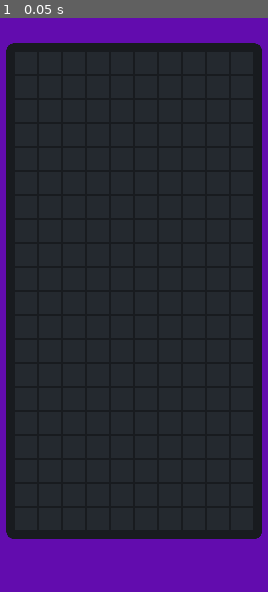
Above: before the commit, frame 1.
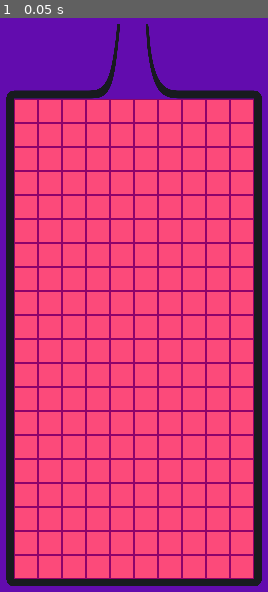
Above: after the commit, the same moment.

Repository: HenBarper/Breakfis
Game: Godot game, scene res://Scenes/main.tscn
The game is run twice, just before and just after one commit, with the same random seed, the same clock (stepped at 60 frames per second) and the same inputs.
Inputs:
- Up to frame 1 (0.05 s): no input

The runs differ from the first frame. In frame 1, 85% of the frame differs, in the area x 2-98%, y 1-99%.

Commit message:
new border and grid that's stomach like

Diff:
--- a/Resources/bacon_piece_data.tres
+++ b/Resources/bacon_piece_data.tres
@@ -1,3 +1,10 @@
-[gd_resource type="Resource" format=3 uid="uid://dmj7b7hq4uttw"]
+[gd_resource type="Resource" load_steps=3 format=3 uid="uid://dmj7b7hq4uttw"]
+
+[ext_resource type="Texture2D" uid="uid://cou8m61qgwxfl" path="res://Assets/Breakfast shapes/bacon 1.png" id="1_cw8e7"]
+[ext_resource type="Script" path="res://Scripts/piece_data.gd" id="2_b71pc"]
 
 [resource]
+script = ExtResource("2_b71pc")
+piece_texture = ExtResource("1_cw8e7")
+tetromino_type = 0
+spawn_position = Vector2(-24, -456)
--- /dev/null
+++ b/Resources/banana_piece_data.tres
@@ -0,0 +1,10 @@
+[gd_resource type="Resource" load_steps=3 format=3 uid="uid://c1xwm6rbmbhmg"]
+
+[ext_resource type="Texture2D" uid="uid://dox2ika4xm4nu" path="res://Assets/Breakfast shapes/banana 1.png" id="1_a6bcg"]
+[ext_resource type="Script" path="res://Scripts/piece_data.gd" id="2_by8wb"]
+
+[resource]
+script = ExtResource("2_by8wb")
+piece_texture = ExtResource("1_a6bcg")
+tetromino_type = 0
+spawn_position = Vector2(-24, -456)
--- /dev/null
+++ b/Resources/egg_piece_data.tres
@@ -0,0 +1,10 @@
+[gd_resource type="Resource" load_steps=3 format=3 uid="uid://ly6o1227imfj"]
+
+[ext_resource type="Texture2D" uid="uid://cnklac0s7a4x" path="res://Assets/Breakfast shapes/egg 1.png" id="1_m6hf2"]
+[ext_resource type="Script" path="res://Scripts/piece_data.gd" id="2_nk3jj"]
+
+[resource]
+script = ExtResource("2_nk3jj")
+piece_texture = ExtResource("1_m6hf2")
+tetromino_type = 0
+spawn_position = Vector2(-24, -456)
--- /dev/null
+++ b/Resources/pancake_piece_data.tres
@@ -0,0 +1,10 @@
+[gd_resource type="Resource" load_steps=3 format=3 uid="uid://dqr6tys1icy3e"]
+
+[ext_resource type="Texture2D" uid="uid://co1cw1m840d7g" path="res://Assets/Breakfast shapes/pancake 1.png" id="1_s6jp3"]
+[ext_resource type="Script" path="res://Scripts/piece_data.gd" id="2_4b1km"]
+
+[resource]
+script = ExtResource("2_4b1km")
+piece_texture = ExtResource("1_s6jp3")
+tetromino_type = 0
+spawn_position = Vector2(-24, -456)
--- /dev/null
+++ b/Resources/sausage_piece_data.tres
@@ -0,0 +1,10 @@
+[gd_resource type="Resource" load_steps=3 format=3 uid="uid://bmunldel13dng"]
+
+[ext_resource type="Texture2D" uid="uid://das8v1tqhi8s2" path="res://Assets/Breakfast shapes/sausage 1.png" id="1_w3vp2"]
+[ext_resource type="Script" path="res://Scripts/piece_data.gd" id="2_8mc8r"]
+
+[resource]
+script = ExtResource("2_8mc8r")
+piece_texture = ExtResource("1_w3vp2")
+tetromino_type = 0
+spawn_position = Vector2(-24, -456)
--- /dev/null
+++ b/Resources/waffles_piece_data.tres
@@ -0,0 +1,3 @@
+[gd_resource type="Resource" format=3 uid="uid://kir5tsti2b8p"]
+
+[resource]
--- /dev/null
+++ b/Resources/wafflez_piece_data.tres
@@ -0,0 +1,10 @@
+[gd_resource type="Resource" load_steps=3 format=3 uid="uid://qr567roem6cc"]
+
+[ext_resource type="Texture2D" uid="uid://dkxxrhixe8def" path="res://Assets/Breakfast shapes/waffle.png" id="1_8n7fc"]
+[ext_resource type="Script" path="res://Scripts/piece_data.gd" id="2_p0qgy"]
+
+[resource]
+script = ExtResource("2_p0qgy")
+piece_texture = ExtResource("1_8n7fc")
+tetromino_type = 0
+spawn_position = Vector2(-24, -456)
--- a/Scenes/main.tscn
+++ b/Scenes/main.tscn
@@ -1,7 +1,7 @@
 [gd_scene load_steps=3 format=3 uid="uid://d03pl6qxtf2g8"]
 
-[ext_resource type="Texture2D" uid="uid://did6yim330g46" path="res://Assets/Breakfast shapes/Border.png" id="1_ourvo"]
-[ext_resource type="Texture2D" uid="uid://br1wduha1yih1" path="res://Assets/Breakfast shapes/grid.png" id="2_b8apb"]
+[ext_resource type="Texture2D" uid="uid://cm2t3k1jl3idm" path="res://Assets/Breakfast shapes/Border 2.png" id="1_nr8o3"]
+[ext_resource type="Texture2D" uid="uid://i7e3yxxa42sf" path="res://Assets/Breakfast shapes/grid 2.png" id="2_f0f8t"]
 
 [node name="Main" type="Node"]
 
@@ -10,11 +10,11 @@
 
 [node name="Border" type="TextureRect" parent="Camera2D"]
 offset_left = -256.0
-offset_top = -496.0
+offset_top = -534.0
 offset_right = 1794.0
-offset_bottom = 3474.0
+offset_bottom = 3966.0
 scale = Vector2(0.25, 0.25)
-texture = ExtResource("1_ourvo")
+texture = ExtResource("1_nr8o3")
 
 [node name="GridTexture" type="TextureRect" parent="Camera2D/Border"]
 layout_mode = 1
@@ -24,10 +24,10 @@
 anchor_right = 0.5
 anchor_bottom = 0.5
 offset_left = -961.0
-offset_top = -1921.0
+offset_top = -1650.0
 offset_right = 959.0
-offset_bottom = 1919.0
+offset_bottom = 2190.0
 grow_horizontal = 2
 grow_vertical = 2
-texture = ExtResource("2_b8apb")
+texture = ExtResource("2_f0f8t")
 stretch_mode = 1
--- a/Scripts/piece_data.gd
+++ b/Scripts/piece_data.gd
@@ -1 +1,5 @@
-extends Node
+extends Resource
+
+@export var piece_texture: Texture
+@export var tetromino_type: Shared.Tetromino
+@export var spawn_position: Vector2
--- a/Scripts/shared.gd
+++ b/Scripts/shared.gd
@@ -35,3 +35,16 @@
 	[Vector2(0,0), Vector2(-1,0), Vector2(-1,-1), Vector2(0, 2), Vector2(-1, 2)],
 	[Vector2(0,0), Vector2(1, 0), Vector2(1, 1), Vector2(0,-2), Vector2(1, -2)]
 ]
+
+var data = {
+	Tetromino.BACON: preload("res://Resources/bacon_piece_data.tres"),
+	Tetromino.EGG: preload("res://Resources/egg_piece_data.tres"),
+	Tetromino.PANCAKE: preload("res://Resources/pancake_piece_data.tres"),
+	Tetromino.SAUSAGE: preload("res://Resources/sausage_piece_data.tres"),
+	Tetromino.BANANA: preload("res://Resources/banana_piece_data.tres"),
+	Tetromino.WAFFLES: preload("res://Resources/waffles_piece_data.tres"),
+	Tetromino.WAFFLEZ: preload("res://Resources/wafflez_piece_data.tres")
+}
+
+var clockwise_rotation_matrix = [Vector2(0, -1), Vector2(1, 0)]
+var counter_clockwise_rotation_matrix = [Vector2(0,1), Vector2(-1, 0)]
Binary file added: Assets/Breakfast shapes/Border 2.png
Not shown, added: Assets/Breakfast shapes/Border 2.png.import
Binary file added: Assets/Breakfast shapes/grid 2.png
Not shown, added: Assets/Breakfast shapes/grid 2.png.import
